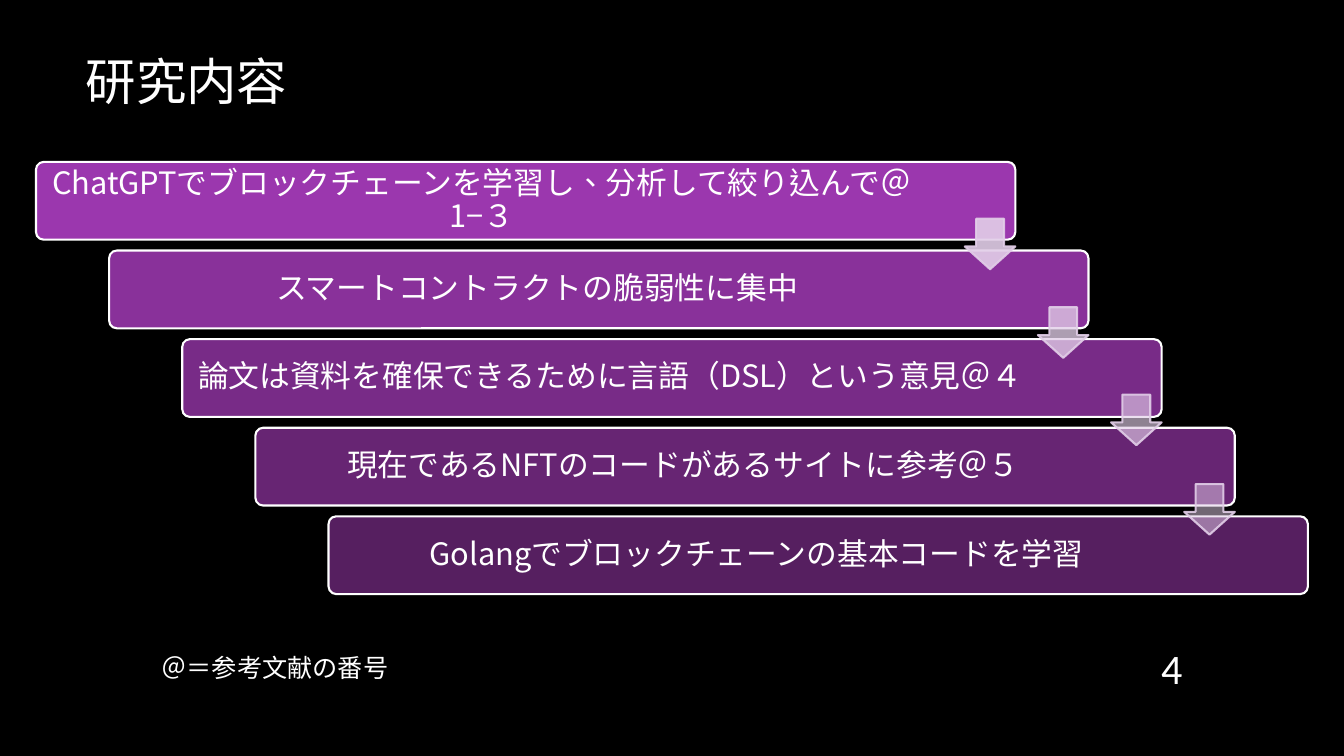
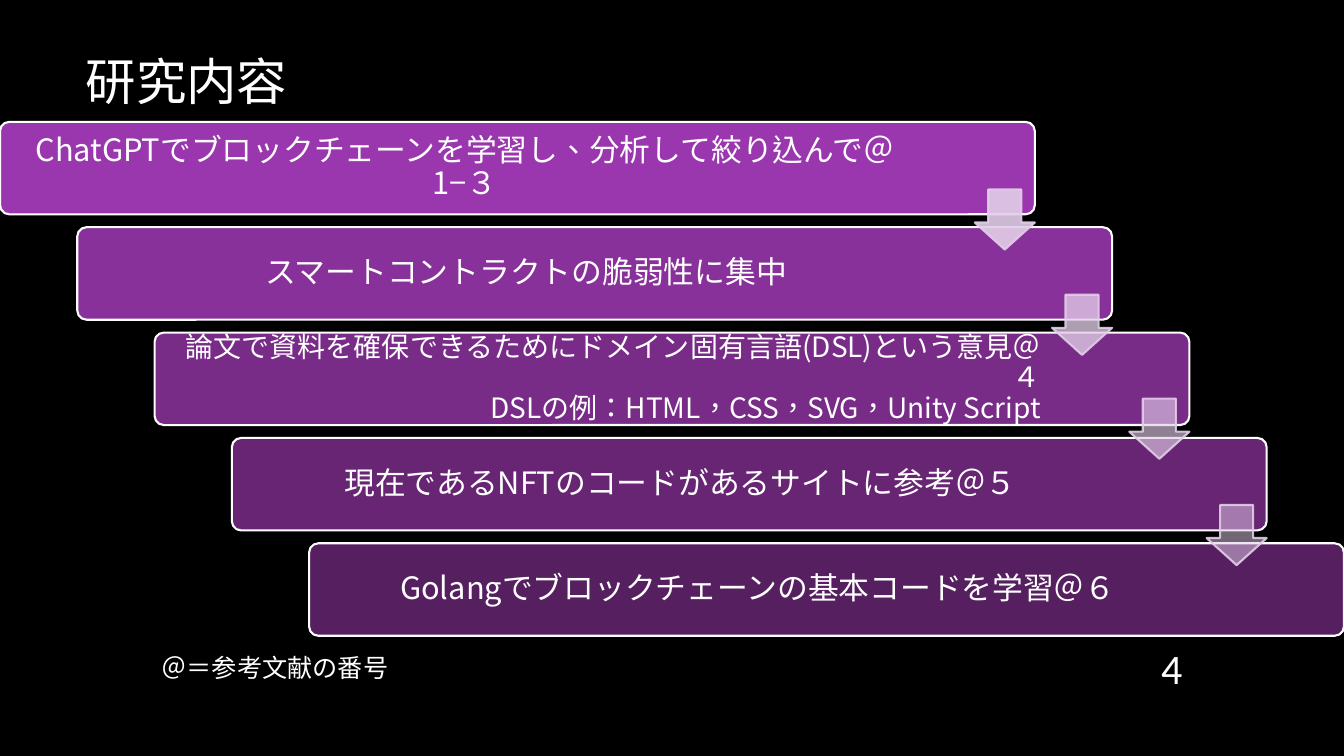
Before and after one commit to cyrusmanosa/Ecc-Year-3, a slide deck: slide 4 of Y3-Sem1/ITゼミ演習１/SK3A04文家俊_5月発表.pptx. Drawn at 1344x756 pixels with LibreOffice and Linux fonts; fonts in the diff are those of the drawing; background and template pictures are left out. Boxes give left, top, right and bottom in pixels: in the first picture for what was removed or moved away, otherwise in the second. Text is boxed around its words. In the diff, an @@ line names an element or a change of style, - is before the commit and + after.

```diff
--- a/Y3-Sem1/ITゼミ演習１/SK3A04文家俊_5月発表.pptx
+++ b/Y3-Sem1/ITゼミ演習１/SK3A04文家俊_5月発表.pptx
@@ rounded rectangle: place and size @@
-rounded rectangle at box(36, 162, 1016, 240)
+rounded rectangle at box(0, 122, 1035, 215)
@@ text "ChatGPTでブロックチェーンを学習し、分析して絞り込んで＠1−３" rewrapped from box(52, 162, 911, 228) to box(35, 135, 894, 195) @@
@@ down arrow: place and size @@
-down arrow at box(965, 219, 1015, 269)
+down arrow at box(975, 190, 1035, 250)
@@ rounded rectangle: place and size @@
-rounded rectangle at box(109, 251, 1089, 329)
+rounded rectangle at box(78, 227, 1113, 320)
@@ text "スマートコントラクトの脆弱性に集中": place and size @@
-text "スマートコントラクトの脆弱性に集中" at box(276, 273, 798, 302)
+text "スマートコントラクトの脆弱性に集中" at box(265, 257, 787, 286)
@@ down arrow: place and size @@
-down arrow at box(1038, 308, 1089, 358)
+down arrow at box(1053, 294, 1113, 355)
@@ text at box(186, 329, 1041, 426): text changed; size 22 to 20 pt @@
-論文は資料を確保できるために言語（DSL）という意見＠４
+論文で資料を確保できるためにドメイン固有言語(DSL)という意見＠４
+DSLの例：HTML，CSS，SVG，Unity Script
@@ rounded rectangle: place and size @@
-rounded rectangle at box(182, 339, 1163, 416)
+rounded rectangle at box(154, 333, 1190, 425)
@@ down arrow: place and size @@
-down arrow at box(1111, 395, 1162, 446)
+down arrow at box(1129, 398, 1190, 459)
@@ rounded rectangle: place and size @@
-rounded rectangle at box(255, 427, 1235, 505)
+rounded rectangle at box(232, 438, 1267, 530)
@@ text "現在であるNFTのコードがあるサイトに参考＠５": place and size @@
-text "現在であるNFTのコードがあるサイトに参考＠５" at box(347, 450, 1019, 479)
+text "現在であるNFTのコードがあるサイトに参考＠５" at box(344, 468, 1016, 497)
@@ down arrow: place and size @@
-down arrow at box(1185, 484, 1235, 534)
+down arrow at box(1207, 505, 1267, 566)
@@ rounded rectangle: place and size @@
-rounded rectangle at box(329, 516, 1309, 594)
+rounded rectangle at box(310, 543, 1344, 636)
@@ text at box(400, 573, 1115, 607): text changed @@
-Golangでブロックチェーンの基本コードを学習
+Golangでブロックチェーンの基本コードを学習＠６
```
Also in this commit, not shown: 4 other slides changed, 1 slide added, 1 slide removed, 19 other files.
